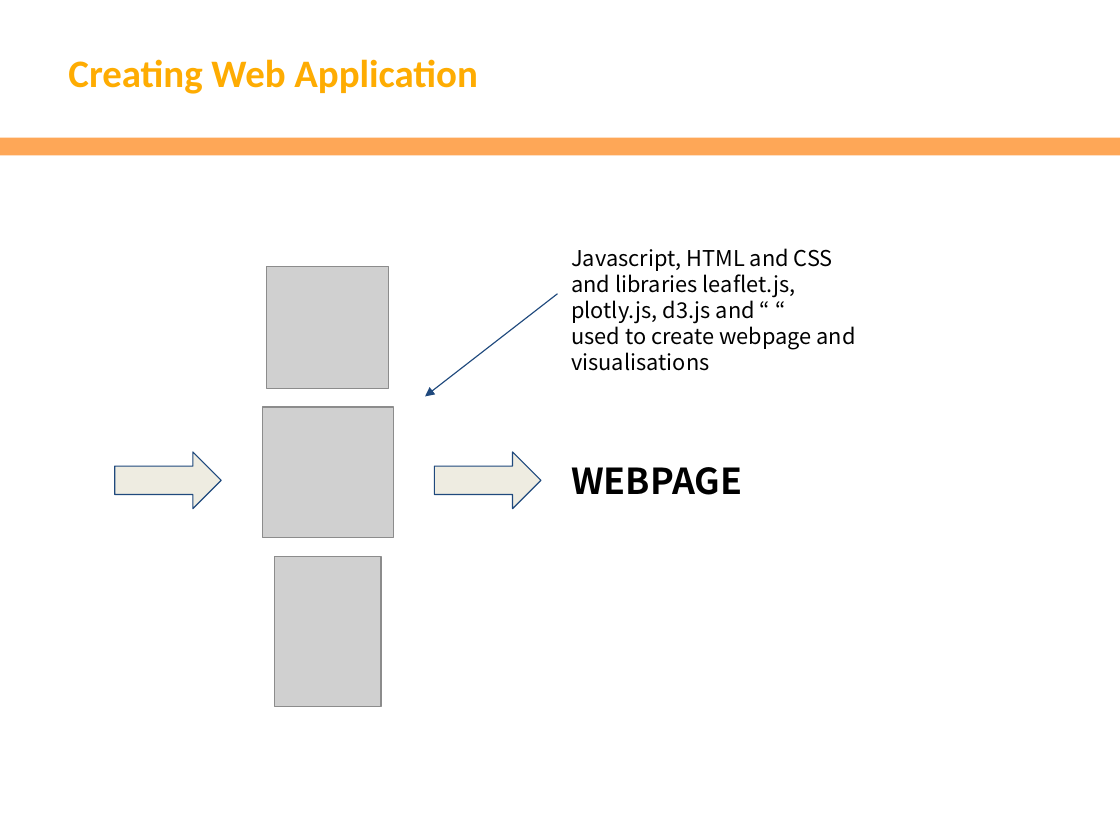
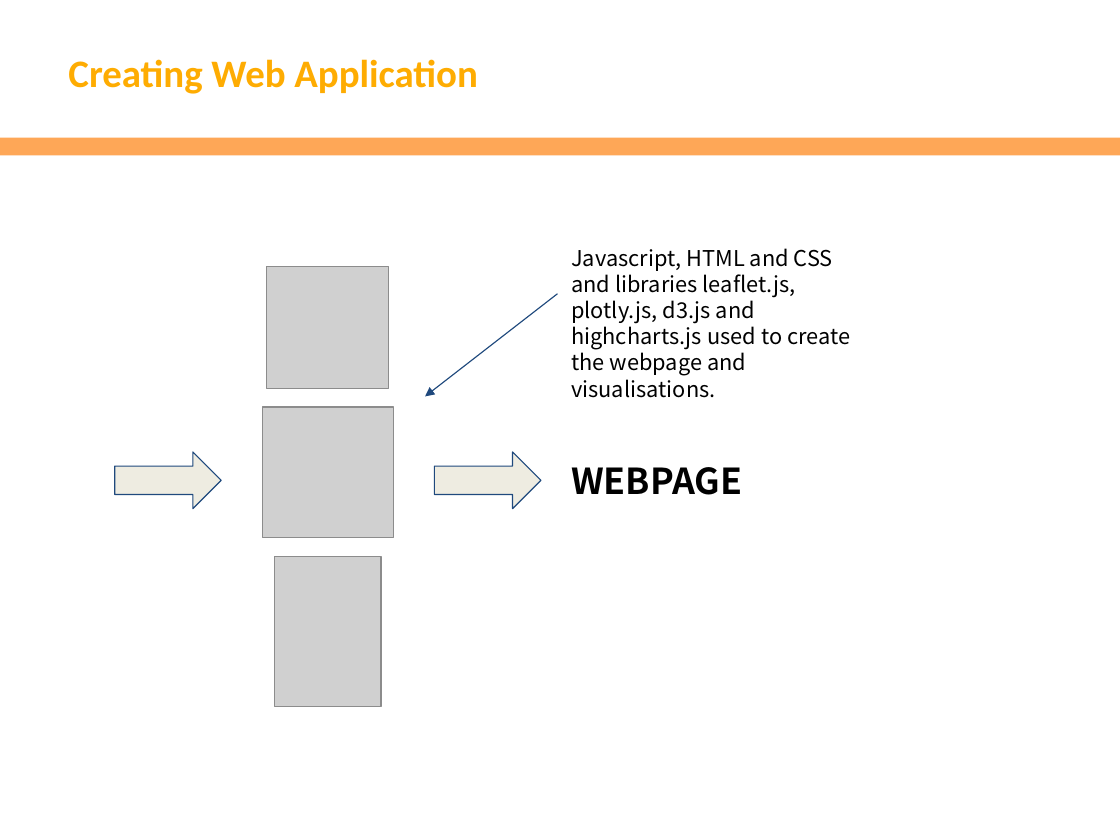
Before and after one commit to EricTran99/group-project-3, a slide deck: slide 5 of Presentation/Victoria Car Accident - Group 9 Project 3 Presentation.pptx. Drawn at 1120x840 pixels with LibreOffice and Linux fonts; fonts in the diff are those of the drawing; grey boxes stand for pictures. Boxes give left, top, right and bottom in pixels: in the first picture for what was removed or moved away, otherwise in the second. Text is boxed around its words. In the diff, an @@ line names an element or a change of style, - is before the commit and + after.

```diff
--- a/Presentation/Victoria Car Accident - Group 9 Project 3 Presentation.pptx
+++ b/Presentation/Victoria Car Accident - Group 9 Project 3 Presentation.pptx
@@ text at <box>571,248,850,376</box>: text changed @@
-Javascript, HTML and CSS and libraries leaflet.js, plotly.js, d3.js and “ “
-used to create webpage and visualisations
+Javascript, HTML and CSS and libraries leaflet.js, plotly.js, d3.js and highcharts.js used to create
+the webpage and visualisations.
```
